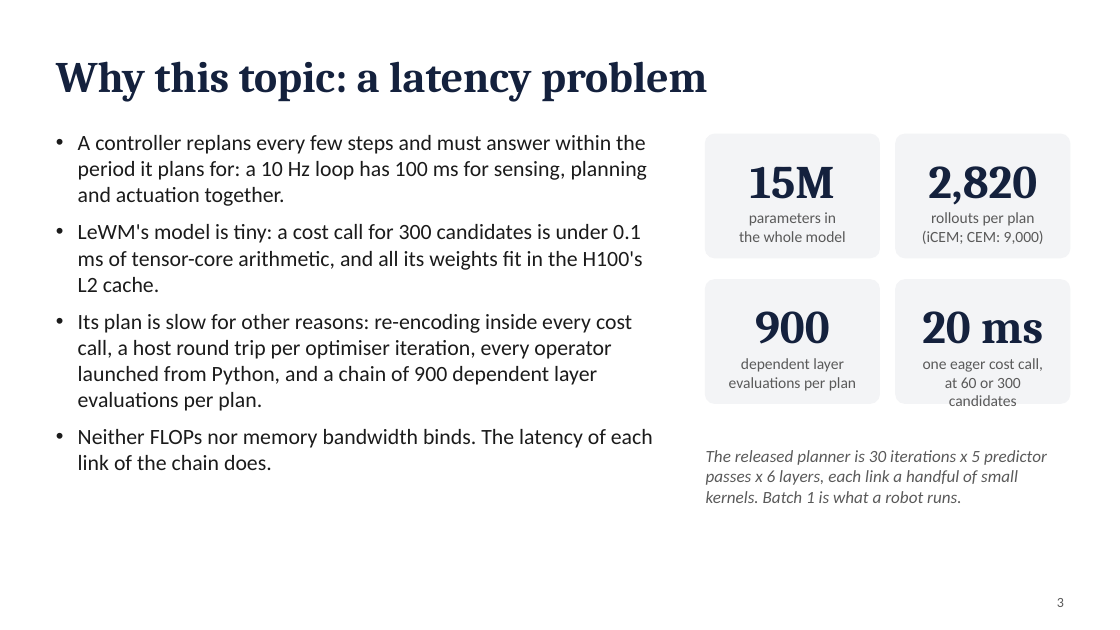
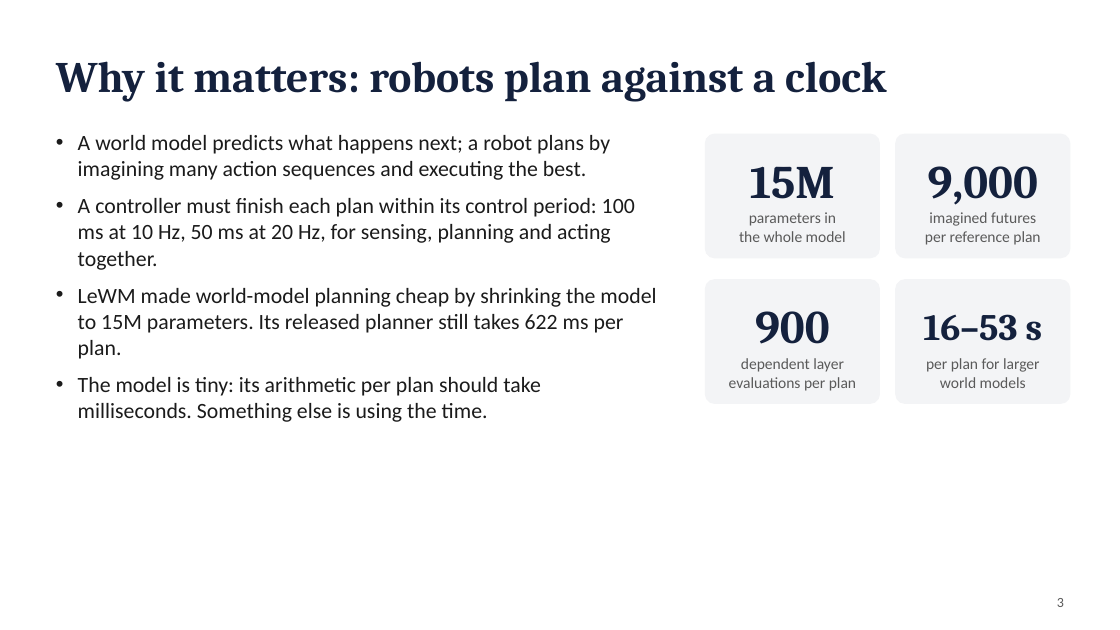
Before and after one commit to antoinenguyen27/lewm-flash, a slide deck: slide 3 of docs/paper/presentation.pptx. Drawn at 1120x630 pixels with LibreOffice and Linux fonts; fonts in the diff are those of the drawing. Boxes give left, top, right and bottom in pixels: in the first picture for what was removed or moved away, otherwise in the second. Text is boxed around its words. In the diff, an @@ line names an element or a change of style, - is before the commit and + after.

```diff
--- a/docs/paper/presentation.pptx
+++ b/docs/paper/presentation.pptx
@@ text at bbox=[56, 61, 886, 102]: text changed @@
-Why this topic: a latency problem
+Why it matters: robots plan against a clock
@@ text at bbox=[78, 135, 656, 422]: text changed @@
-• A controller replans every few steps and must answer within the period it plans for: a 10 Hz loop has 100 ms for sensing, planning and actuation together.
-• LeWM's model is tiny: a cost call for 300 candidates is under 0.1 ms of tensor-core arithmetic, and all its weights fit in the H100's L2 cache.
-• Its plan is slow for other reasons: re-encoding inside every cost call, a host round trip per optimiser iteration, every operator launched from Python, and a chain of 900 dependent layer evaluations per plan.
-• Neither FLOPs nor memory bandwidth binds. The latency of each link of the chain does.
+• A world model predicts what happens next; a robot plans by imagining many action sequences and executing the best.
+• A controller must finish each plan within its control period: 100 ms at 10 Hz, 50 ms at 20 Hz, for sensing, planning and acting together.
+• LeWM made world-model planning cheap by shrinking the model to 15M parameters. Its released planner still takes 622 ms per plan.
+• The model is tiny: its arithmetic per plan should take milliseconds. Something else is using the time.
@@ text at bbox=[928, 166, 1038, 205]: text changed @@
-2,820
+9,000
@@ text at bbox=[925, 212, 1040, 245]: text changed @@
-rollouts per plan
-(iCEM; CEM: 9,000)
+imagined futures
+per reference plan
@@ text at bbox=[923, 314, 1043, 341]: text changed; size 30 to 24 pt @@
-20 ms
+16–53 s
@@ text at bbox=[926, 358, 1039, 388]: text changed @@
-one eager cost call,
-at 60 or 300 candidates
+per plan for larger
+world models
@@ text removed at bbox=[706, 450, 1047, 503] @@
-The released planner is 30 iterations x 5 predictor passes x 6 layers, each link a handful of small kernels. Batch 1 is what a robot runs.
```
Also in this commit, not shown: 6 other slides changed, 7 slides added, 10 slides removed, 33 other files.
